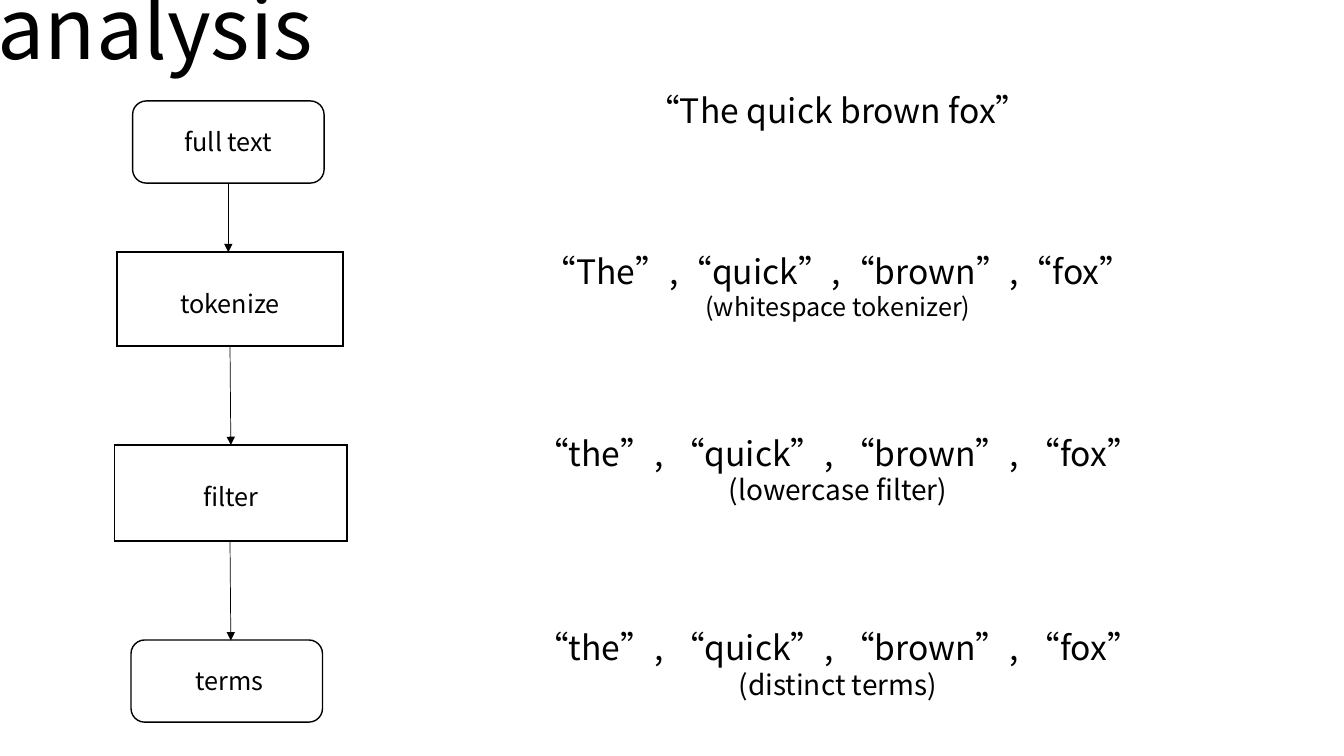
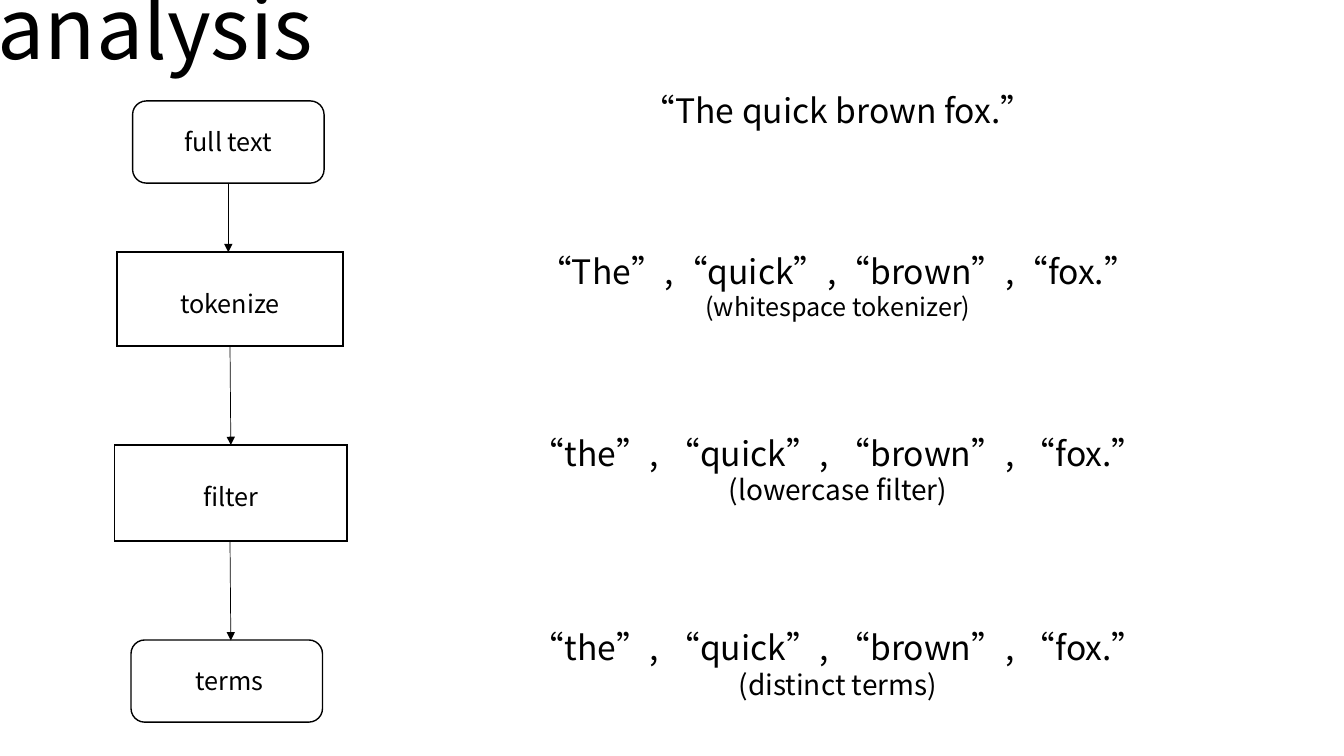
Before and after one commit to andypryor/start_your_search_engines, a slide deck: slide 8 of start_search_engines.pptx (slide 6 before the commit). Drawn at 1344x756 pixels with LibreOffice and Linux fonts; fonts in the diff are those of the drawing. Boxes give left, top, right and bottom in pixels: in the first picture for what was removed or moved away, otherwise in the second. Text is boxed around its words. In the diff, an @@ line names an element or a change of style, - is before the commit and + after.

```diff
--- a/start_search_engines.pptx
+++ b/start_search_engines.pptx
@@ text at bbox=[538, 94, 1137, 292]: text changed @@
-“The quick brown fox”
-“The”,“quick”,“brown”,“fox”
+“The quick brown fox.”
+“The”,“quick”,“brown”,“fox.”
@@ text at bbox=[531, 437, 1145, 474]: text changed @@
-“the”, “quick”, “brown”, “fox”
+“the”, “quick”, “brown”, “fox.”
@@ text at bbox=[531, 631, 1145, 668]: text changed @@
-“the”, “quick”, “brown”, “fox”
+“the”, “quick”, “brown”, “fox.”
```
Also in this commit, not shown: 2 other slides changed, 18 slides added, 3 slides removed, 1 other file.
